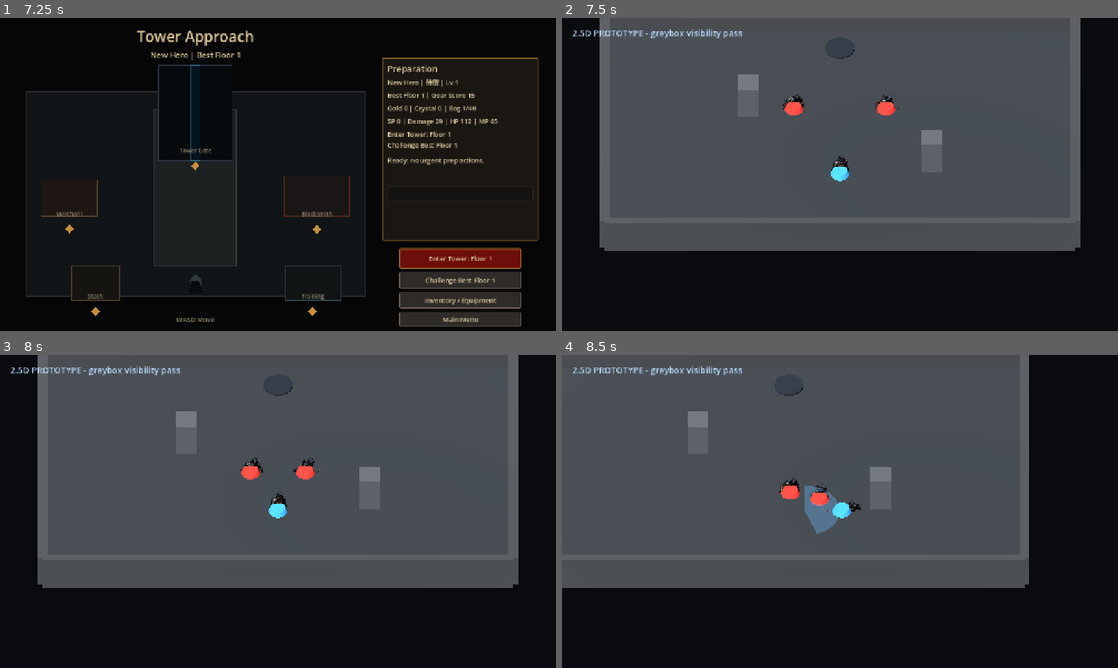
Above: before the commit, frames 1-4 (two rows, left to right).
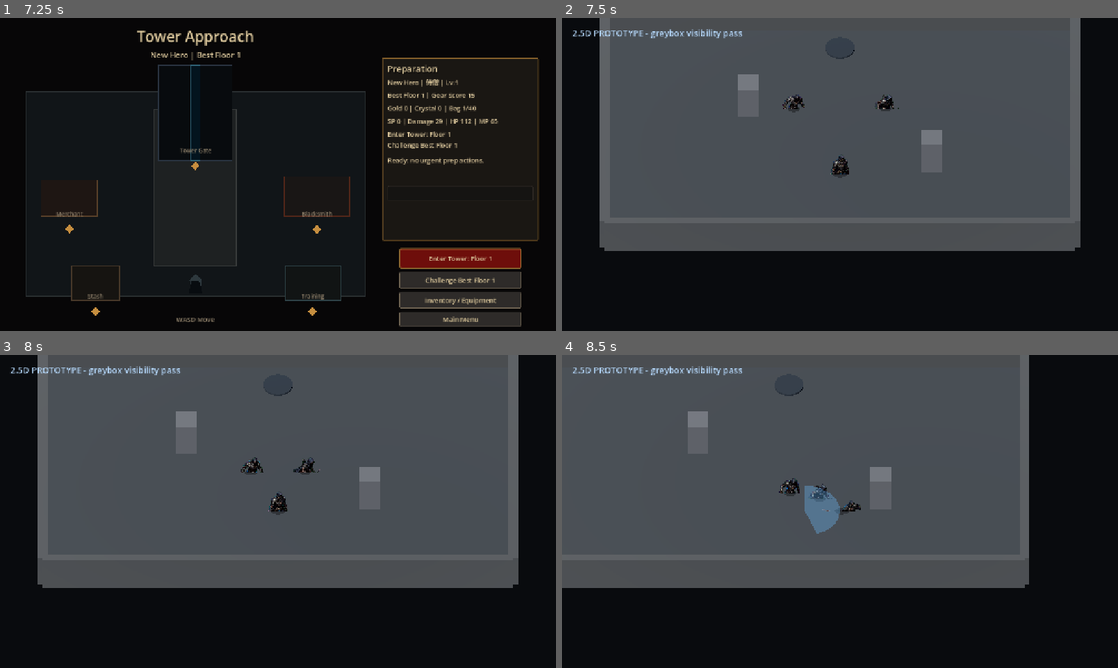
Above: after the commit, the same moments.

Repository: huhejie2009/dark-tower-2d-arpg
Game: Godot game, scene res://scenes/MainMenu.tscn
Two runs of this game, one before a commit and one after it. Both use one fixed random seed, a clock stepped at 60 frames per second and the inputs below.
Inputs (mouse positions are in pixels of both pictures, inside the frame that each line leads up to):
- Up to frame 1 (7.25 s): click "Start Game" at 0.5 s; click "slot_1 Empty Click to select" at 1.25 s; click "slot_2 Empty Click to select" at 2 s; click "slot_3 Empty Click to select" at 2.75 s; click "战士" at 3.5 s; click "游侠" at 4.25 s; click "法师" at 5 s; click "侍僧" at 5.75 s; click "Create In Selected Empty Slot" at 6.5 s
- Up to frame 2 (7.5 s): click "Enter Tower: Floor 1" at 7.25 s
- Up to frame 3 (8 s): no input
- Up to frame 4 (8.5 s): tap Enter at 8 s; move the mouse to (962, 495) at 8.02 s; hold D (move_right) from 8.03 s (still down); tap I at 8.1 s; click (962, 495) at 8.17 s

Frame 1 is identical in both runs. In frame 2, 0.4% of the frame differs, in the area x 40-60%, y 26-53%; in frame 3, 0.4%; in frame 4, 0.4%, in the area x 39-52%, y 41-53%.

Commit message:
Add 2.5D visual grounding QA

Diff:
--- a/scripts/app/Prototype2_5DCombatRoom.gd
+++ b/scripts/app/Prototype2_5DCombatRoom.gd
@@ -50,6 +50,7 @@
 var last_player_attack_world_target := Vector3.ZERO
 var hit_vfx_lifetime_remaining := 0.0
 var last_hit_vfx_position := Vector3.ZERO
+var debug_readability_markers_enabled := false
 
 func _ready() -> void:
 	_build_visibility_baseline()
@@ -276,6 +277,8 @@
 	marker.mesh = mesh
 	marker.position = Vector3(0.0, 0.11, 0.0)
 	marker.material_override = _make_material(color, color * 0.25)
+	marker.visible = debug_readability_markers_enabled
+	marker.set_meta("debug_readability_marker", true)
 	actor.add_child(marker)
 	actor_visible_markers.append(marker)
 
@@ -633,9 +636,47 @@
 		"wall_visible_material_count": _count_visible_materials(wall_nodes),
 		"column_visible_material_count": _count_visible_materials(column_nodes),
 		"actor_visible_marker_count": actor_visible_markers.size(),
+		"actor_visible_marker_visible_count": _count_visible_actor_markers(),
 		"exit_marker_has_material": exit_marker != null and exit_marker.get("material_override") != null,
 		"has_debug_hud": debug_hud != null and debug_hud.has_node("PrototypeModeLabel"),
 		"camera_has_visible_background": world_environment != null and world_environment.environment != null,
+	}
+
+func set_debug_readability_markers_enabled_for_test(enabled: bool) -> void:
+	debug_readability_markers_enabled = enabled
+	_set_actor_visible_markers_enabled(enabled)
+
+func build_visual_grounding_snapshot_for_test() -> Dictionary:
+	var actor_count := 0
+	var contact_shadow_count := 0
+	var visible_contact_shadow_count := 0
+	var total_shadow_alpha := 0.0
+	var all_actor_sprites_grounded := true
+	for actor in _get_all_billboard_actors():
+		actor_count += 1
+		var state := _get_actor_animation_snapshot(actor)
+		var has_shadow := bool(state.get("has_contact_shadow", false))
+		var shadow_visible := bool(state.get("contact_shadow_visible", false))
+		var sprite_visible := bool(state.get("actor_sprite_visible", false))
+		var texture_loaded := bool(state.get("actor_sprite_texture_loaded", false))
+		if has_shadow:
+			contact_shadow_count += 1
+		if shadow_visible:
+			visible_contact_shadow_count += 1
+			total_shadow_alpha += float(state.get("contact_shadow_alpha", 0.0))
+		all_actor_sprites_grounded = all_actor_sprites_grounded and has_shadow and shadow_visible and sprite_visible and texture_loaded
+	var average_alpha := 0.0
+	if visible_contact_shadow_count > 0:
+		average_alpha = total_shadow_alpha / float(visible_contact_shadow_count)
+	return {
+		"actor_count": actor_count,
+		"contact_shadow_count": contact_shadow_count,
+		"visible_contact_shadow_count": visible_contact_shadow_count,
+		"average_shadow_alpha": average_alpha,
+		"all_actor_sprites_grounded": all_actor_sprites_grounded,
+		"actor_visible_marker_count": actor_visible_markers.size(),
+		"actor_visible_marker_visible_count": _count_visible_actor_markers(),
+		"debug_readability_markers_enabled": debug_readability_markers_enabled,
 	}
 
 func build_player_control_snapshot_for_test() -> Dictionary:
@@ -777,3 +818,24 @@
 			if child is MeshInstance3D and child.material_override != null:
 				count += 1
 	return count
+
+func _set_actor_visible_markers_enabled(enabled: bool) -> void:
+	for marker in actor_visible_markers:
+		if marker != null:
+			marker.visible = enabled
+
+func _count_visible_actor_markers() -> int:
+	var count := 0
+	for marker in actor_visible_markers:
+		if marker != null and marker.visible:
+			count += 1
+	return count
+
+func _get_all_billboard_actors() -> Array[Node3D]:
+	var actors: Array[Node3D] = []
+	if player != null:
+		actors.append(player)
+	for enemy in enemies:
+		if enemy != null:
+			actors.append(enemy)
+	return actors
--- a/scripts/prototype/BillboardActor3D.gd
+++ b/scripts/prototype/BillboardActor3D.gd
@@ -12,10 +12,12 @@
 var actor_animation_frame := 0
 var actor_animation_elapsed := 0.0
 var actor_animation_locked_until_end := false
+var contact_shadow_alpha := 0.0
 
 @onready var visual_root: Node3D = $VisualRoot
 @onready var actor_sprite: Sprite3D = $VisualRoot/ActorSprite
 @onready var weapon_sprite: Sprite3D = $VisualRoot/WeaponSprite
+@onready var contact_shadow: MeshInstance3D = $VisualRoot/ContactShadow
 @onready var collision_shape: CollisionShape3D = $CollisionShape3D
 
 func _init() -> void:
@@ -35,6 +37,19 @@
 		weapon.billboard = BaseMaterial3D.BILLBOARD_ENABLED
 		weapon.texture_filter = BaseMaterial3D.TEXTURE_FILTER_NEAREST
 		root_node.add_child(weapon)
+
+		var shadow := MeshInstance3D.new()
+		shadow.name = "ContactShadow"
+		var shadow_mesh := CylinderMesh.new()
+		shadow_mesh.top_radius = 0.5
+		shadow_mesh.bottom_radius = 0.5
+		shadow_mesh.height = 0.012
+		shadow_mesh.radial_segments = 48
+		shadow.mesh = shadow_mesh
+		shadow.position = Vector3(0.0, 0.018, 0.0)
+		shadow.cast_shadow = GeometryInstance3D.SHADOW_CASTING_SETTING_OFF
+		shadow.visible = false
+		root_node.add_child(shadow)
 
 	if not has_node("CollisionShape3D"):
 		var shape_node := CollisionShape3D.new()
@@ -104,6 +119,7 @@
 		actor_sprite.region_enabled = true
 		_apply_actor_sprite_filter()
 		_load_actor_sprite_texture()
+	_apply_contact_shadow_manifest()
 	var animations := Dictionary(visual_asset_manifest.get("animations", {}))
 	if animations.has("idle"):
 		set_actor_animation("idle", true)
@@ -191,6 +207,10 @@
 		"body_weapon_separated": has_node("VisualRoot/ActorSprite") and has_node("VisualRoot/WeaponSprite") and actor_sprite != weapon_sprite,
 		"actor_sprite_visible": actor_sprite != null and actor_sprite.visible,
 		"actor_sprite_texture_loaded": actor_sprite != null and actor_sprite.texture != null,
+		"has_contact_shadow": contact_shadow != null,
+		"contact_shadow_visible": contact_shadow != null and contact_shadow.visible,
+		"contact_shadow_alpha": contact_shadow_alpha,
+		"contact_shadow_scale": contact_shadow.scale if contact_shadow != null else Vector3.ZERO,
 		"actor_sprite_region_enabled": actor_sprite != null and actor_sprite.region_enabled,
 		"actor_sprite_region_rect": actor_sprite.region_rect if actor_sprite != null else Rect2(),
 	}
@@ -229,6 +249,9 @@
 		"action_state": action_state,
 		"actor_animation_name": actor_animation_name,
 		"actor_animation_frame": actor_animation_frame,
+		"has_contact_shadow": has_node("VisualRoot/ContactShadow"),
+		"contact_shadow_visible": contact_shadow != null and contact_shadow.visible,
+		"contact_shadow_alpha": contact_shadow_alpha,
 		"profile_actor_id": profile_id,
 	}
 
@@ -292,3 +315,26 @@
 		actor_sprite.texture_filter = BaseMaterial3D.TEXTURE_FILTER_NEAREST
 	else:
 		actor_sprite.texture_filter = BaseMaterial3D.TEXTURE_FILTER_LINEAR
+
+func _apply_contact_shadow_manifest() -> void:
+	if contact_shadow == null:
+		return
+	var shadow_data := Dictionary(visual_asset_manifest.get("contact_shadow", {}))
+	var visible := bool(shadow_data.get("required", false)) and bool(visual_asset_manifest.get("enabled", false))
+	contact_shadow.visible = visible
+	if not visible:
+		contact_shadow_alpha = 0.0
+		return
+	var radius := maxf(0.1, float(shadow_data.get("radius", 0.48)))
+	var depth := maxf(0.1, float(shadow_data.get("depth", radius * 0.62)))
+	contact_shadow_alpha = clampf(float(shadow_data.get("alpha", 0.34)), 0.0, 1.0)
+	contact_shadow.scale = Vector3(radius, 1.0, depth)
+	contact_shadow.material_override = _make_contact_shadow_material(contact_shadow_alpha)
+
+func _make_contact_shadow_material(alpha: float) -> StandardMaterial3D:
+	var material := StandardMaterial3D.new()
+	material.albedo_color = Color(0.0, 0.0, 0.0, alpha)
+	material.transparency = BaseMaterial3D.TRANSPARENCY_ALPHA
+	material.shading_mode = BaseMaterial3D.SHADING_MODE_UNSHADED
+	material.roughness = 1.0
+	return material
--- a/scripts/prototype/BillboardActorManifestLibrary.gd
+++ b/scripts/prototype/BillboardActorManifestLibrary.gd
@@ -9,7 +9,8 @@
 		"player_warrior_v3",
 		PLAYER_WARRIOR_SHEET,
 		Vector2i(160, 160),
-		{"idle": 6, "run": 9, "attack": 10, "death": 6}
+		{"idle": 6, "run": 9, "attack": 10, "death": 6},
+		0.54
 	)
 
 static func make_rot_melee_v3() -> Dictionary:
@@ -17,7 +18,8 @@
 		"enemy_rot_melee_v3",
 		ROT_MELEE_SHEET,
 		Vector2i(128, 128),
-		{"idle": 7, "run": 9, "attack": 11, "death": 7}
+		{"idle": 7, "run": 9, "attack": 11, "death": 7},
+		0.46
 	)
 
 static func make_shadow_archer_v3() -> Dictionary:
@@ -25,10 +27,11 @@
 		"enemy_shadow_archer_v3",
 		SHADOW_ARCHER_SHEET,
 		Vector2i(128, 128),
-		{"idle": 6, "run": 8, "attack": 10, "death": 6}
+		{"idle": 6, "run": 8, "attack": 10, "death": 6},
+		0.42
 	)
 
-static func _make_manifest(actor_id: String, sprite_sheet_path: String, frame_size: Vector2i, fps_by_name: Dictionary) -> Dictionary:
+static func _make_manifest(actor_id: String, sprite_sheet_path: String, frame_size: Vector2i, fps_by_name: Dictionary, contact_shadow_radius: float) -> Dictionary:
 	return {
 		"actor_id": actor_id,
 		"asset_pipeline": "image2",
@@ -45,6 +48,9 @@
 		"contact_shadow": {
 			"required": true,
 			"style": "soft_grounded_cold_ambient",
+			"radius": contact_shadow_radius,
+			"depth": contact_shadow_radius * 0.62,
+			"alpha": 0.34,
 		},
 		"direction_mode": "runtime_flip_2dir",
 		"enabled": true,
--- /dev/null
+++ b/tests/regression/regression_prototype_2_5d_visual_grounding_contract.gd
@@ -0,0 +1,59 @@
+extends SceneTree
+
+const PrototypeScene := preload("res://scenes/prototypes/Prototype2_5DCombatRoom.tscn")
+
+var failures: Array[String] = []
+
+func _initialize() -> void:
+	call_deferred("_run")
+
+func _run() -> void:
+	var scene := PrototypeScene.instantiate()
+	root.add_child(scene)
+	await process_frame
+	await physics_frame
+
+	_expect(scene.has_method("build_visual_grounding_snapshot_for_test"), "prototype should expose visual grounding snapshot")
+	_expect(scene.has_method("set_debug_readability_markers_enabled_for_test"), "prototype should expose debug readability marker toggle")
+	if not scene.has_method("build_visual_grounding_snapshot_for_test") or not scene.has_method("set_debug_readability_markers_enabled_for_test"):
+		scene.queue_free()
+		await process_frame
+		_finish()
+		return
+
+	var initial: Dictionary = scene.call("build_visual_grounding_snapshot_for_test")
+	_expect(int(initial.get("contact_shadow_count", 0)) >= 3, "player and enemies should have contact shadows")
+	_expect(int(initial.get("visible_contact_shadow_count", 0)) >= 3, "contact shadows should be visible by default")
+	_expect(int(initial.get("actor_visible_marker_count", 0)) >= 3, "debug readability markers should still exist for QA")
+	_expect(int(initial.get("actor_visible_marker_visible_count", -1)) == 0, "debug readability markers should be hidden in normal presentation")
+	_expect(not bool(initial.get("debug_readability_markers_enabled", true)), "debug readability marker toggle should default off")
+	_expect(bool(initial.get("all_actor_sprites_grounded", false)), "actor sprites should report grounded visual state")
+	_expect(float(initial.get("average_shadow_alpha", 0.0)) > 0.0 and float(initial.get("average_shadow_alpha", 1.0)) < 0.65, "contact shadows should use soft alpha")
+
+	scene.call("set_debug_readability_markers_enabled_for_test", true)
+	await process_frame
+	var debug_enabled: Dictionary = scene.call("build_visual_grounding_snapshot_for_test")
+	_expect(bool(debug_enabled.get("debug_readability_markers_enabled", false)), "debug readability marker toggle should turn on")
+	_expect(int(debug_enabled.get("actor_visible_marker_visible_count", 0)) >= 3, "debug readability markers should become visible when QA toggle is on")
+
+	scene.call("set_debug_readability_markers_enabled_for_test", false)
+	await process_frame
+	var debug_disabled: Dictionary = scene.call("build_visual_grounding_snapshot_for_test")
+	_expect(int(debug_disabled.get("actor_visible_marker_visible_count", -1)) == 0, "debug readability markers should hide again when QA toggle is off")
+
+	scene.queue_free()
+	await process_frame
+	_finish()
+
+func _finish() -> void:
+	if failures.is_empty():
+		print("NEW_PROJECT_PROTOTYPE_2_5D_VISUAL_GROUNDING_OK")
+		quit(0)
+	else:
+		for failure in failures:
+			push_error(failure)
+		quit(1)
+
+func _expect(condition: bool, message: String) -> void:
+	if not condition:
+		failures.append(message)
Not shown, changed: README.md
Not shown, added: docs/progress/2026-06-17-prototype-2-5d-visual-grounding-progress.md
Not shown, added: docs/superpowers/plans/2026-06-17-2-5d-visual-grounding-qa.md
